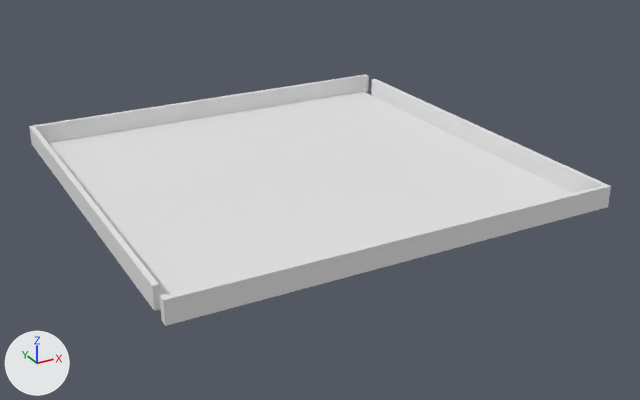
The FBX model MazeVR-Server/Assets/Models/Bassin.fbx, before and after one commit.
Rendered twice from a 50 mm lens placed at (-72.6, -142.0, 64.1), pointed at (2.9, -4.8, -4.5). The lights are fixed; the arrows at lower left show +X, +Y and +Z. Where no turn or scale is listed for an object, it has been applied to the vertices.

Names of what the first picture shows: 'Bassin'.
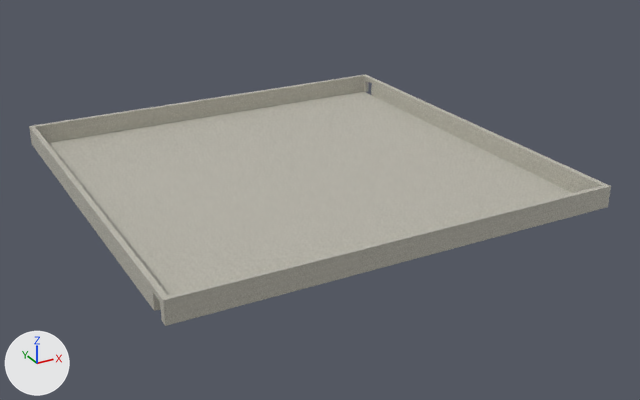
Edits to the bpy script that builds the scene:
```text
Add img_tileable_a_jpg:
    img_tileable_a_jpg = load_image('Tileable_A.jpg', '../Textures/Tileable_A.jpg', 512, 512, 'sRGB')
Add mat_tileable_a:
    mat_tileable_a = principled_material('Tileable_A')
    mat_tileable_a.texture = img_tileable_a_jpg
Change me_plane_001:
    used by ob_bassin; location = (0.0, 0.0, 0.0)
    remove me_plane_001.from_pydata(...)  # 32 vertices, 23 faces; spans x -41.0..41.0, y -41.0..41.0, z 0.0..4.0
    add me_plane_001.from_pydata(...)  # 48 vertices, 43 faces; spans x -41.0..41.0, y -41.0..41.0, z 0.0..4.0
    me_plane_001 part 1
    16 faces are deleted
    16 new vertices lie (0.0, 0.0, 3.0) away from vertices in x -41.0..41.0, y -41.0..41.0, z 0.0
    36 new faces join them
    me_plane_001 part 2: 7 faces spanning x -41.0..41.0, y -41.0..41.0, z 0.0..4.0 switch from no material to mat_tileable_a (picture img_tileable_a_jpg)
```

Changed parts and their boxes (x1, y1, x2, y2) in the pictures (640 x 400 px):
part 1 of me_plane_001, built on: (29, 76, 611, 326) in both
part 2 of me_plane_001, recoloured (white to grey): (29, 74, 610, 300) in both
